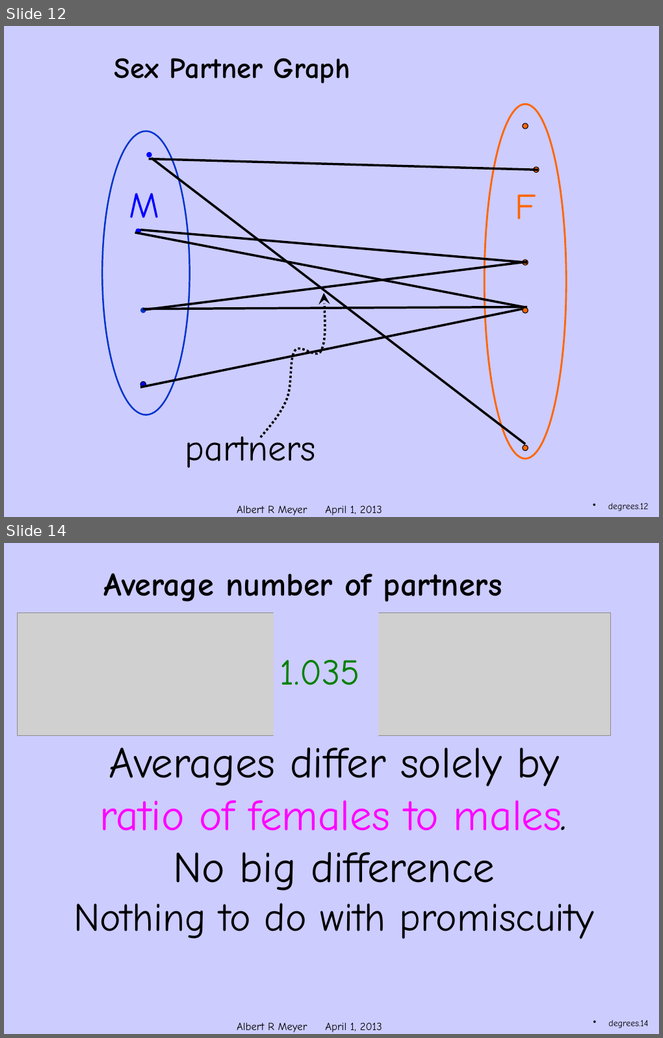
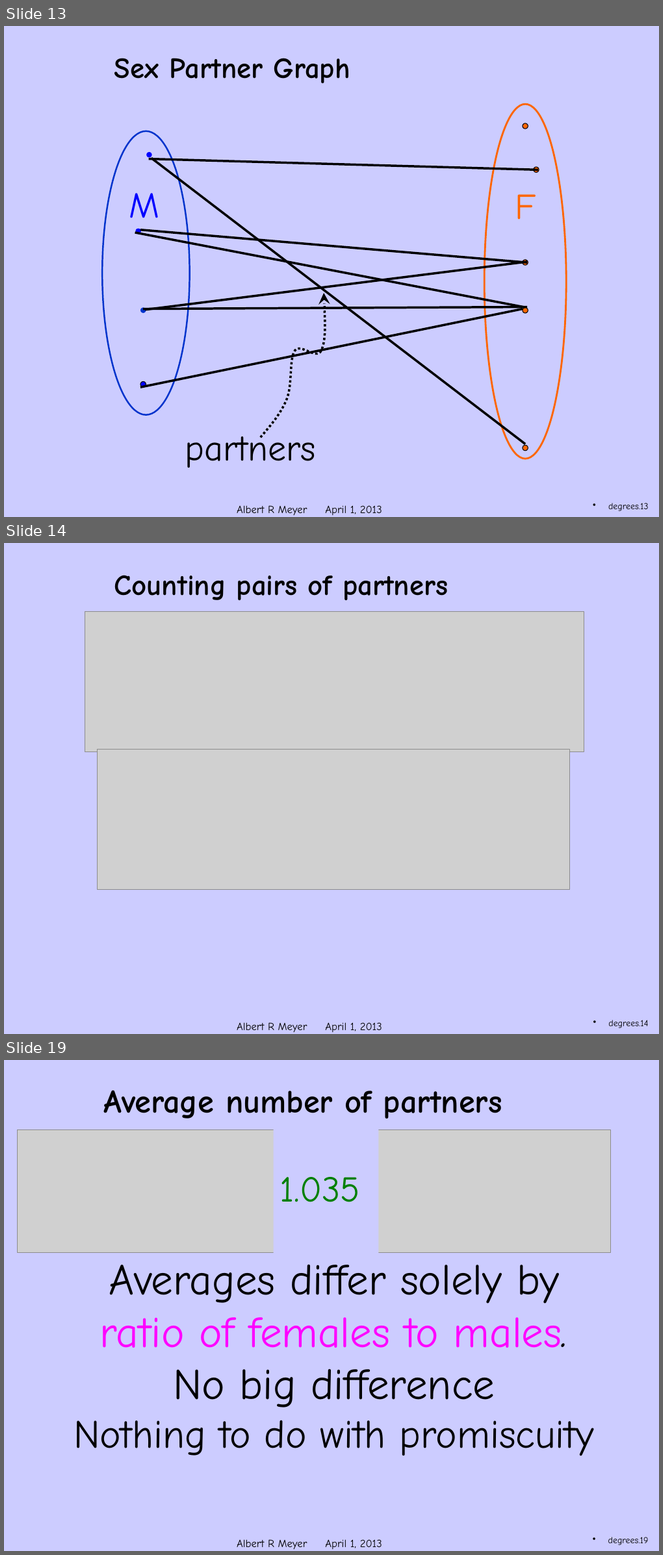
Before and after one commit to armeyer/mcs_web, a slide deck: spring13/slides13/simple-degrees.pptx. Shown one above the other, each under a label of ours: slides 12 and 14 before the commit, slides 13, 14 and 19 after it; the slides between them are not shown. The pictures are 663x1038 and 663x1555 pixels, drawn with LibreOffice and Linux fonts; fonts in the diff are those of the drawing; grey boxes stand for pictures; background and template pictures are left out. Boxes give left, top, right and bottom in pixels: in the first picture for what was removed or moved away, otherwise in the second. Text is boxed around its words. In the diff, an @@ line names an element or a change of style, - is before the commit and + after.

```diff
--- a/spring13/slides13/simple-degrees.pptx
+++ b/spring13/slides13/simple-degrees.pptx
@@ slide 14 added at [4,543,659,1034], background #CCCCFF; not listed: 1 template element that a slide beside it also shows @@
@@ title added at [114,575,448,600], 32 pt, text #000000, bold @@
+Counting pairs of partners
@@ picture added at [85,612,584,753] @@
@@ picture added at [98,750,570,890] @@
@@ page number added at [608,1020,648,1029], 10 pt, text #000000 @@
+degrees.14
@@ what was slide 12 is now slide 13 @@
@@ page number at [608,503,649,512]: text changed @@
-degrees.12
+degrees.13
@@ what was slide 14 is now slide 19 @@
@@ page number at [608,1537,649,1546]: text changed @@
-degrees.14
+degrees.19
```
Also in this commit, not shown: 2 slides changed, 5 other slides added, 6 other files.
